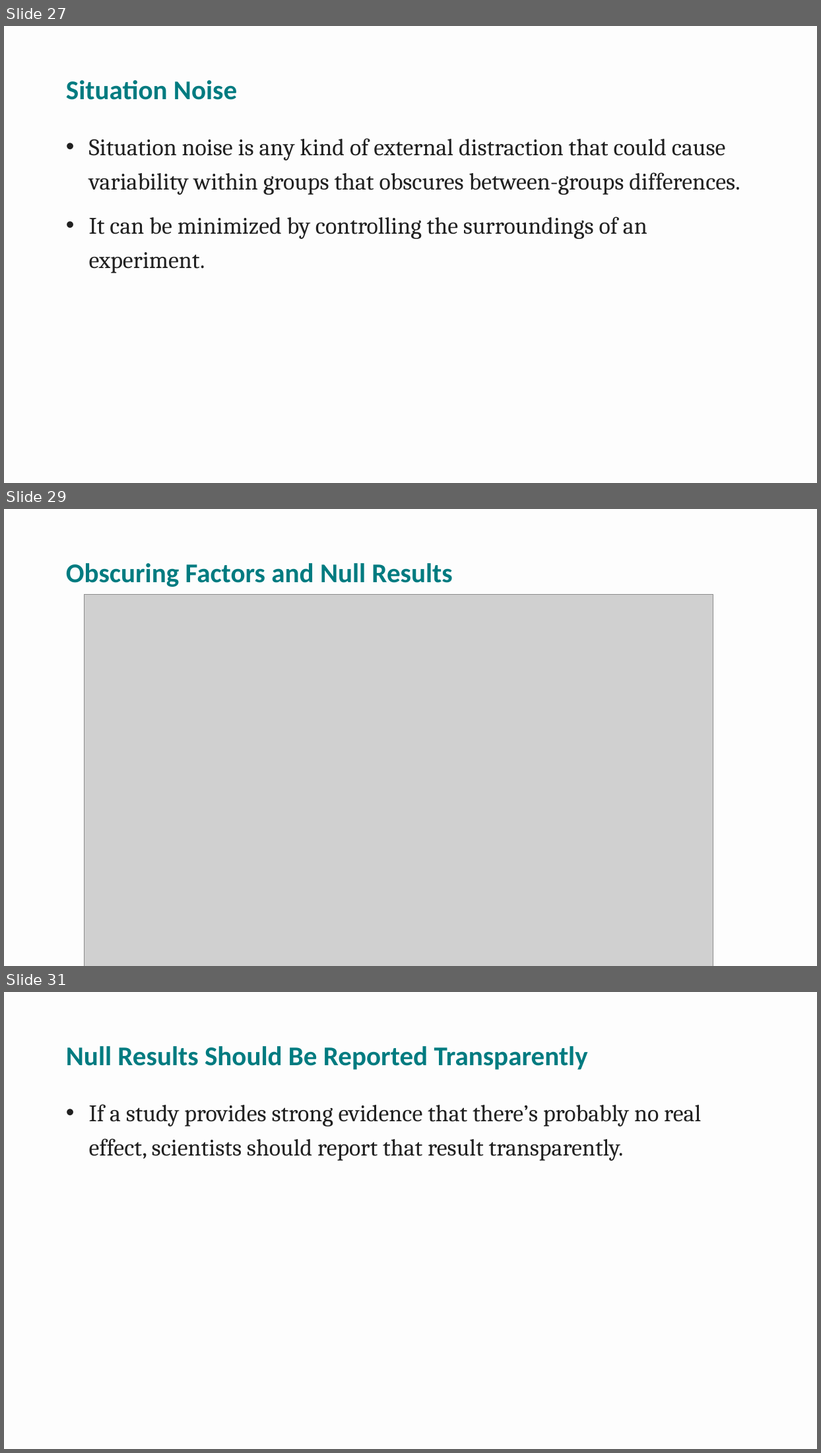
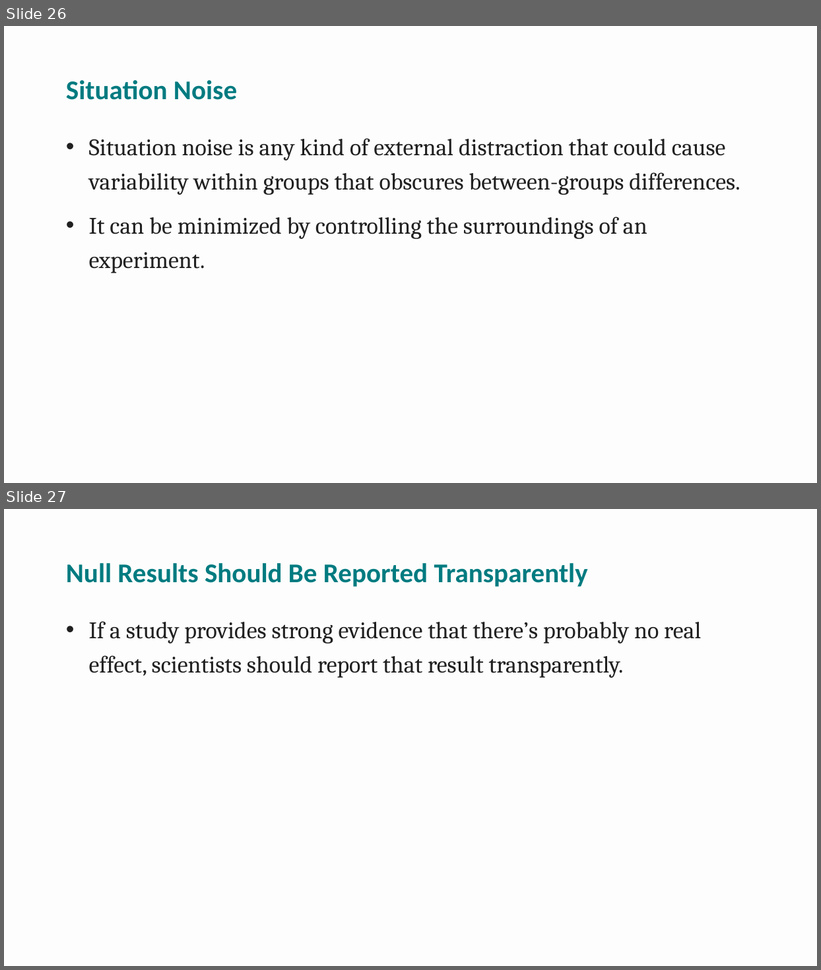
Before and after one commit to npm27/Teaching-Materials, a slide deck: Research Methods/Spring 26/Slides/11 Chapter 11.pptx. Shown one above the other, each under a label of ours: slides 27, 29 and 31 before the commit, slides 26 and 27 after it; the slides between them are not shown. The pictures are 821x1453 and 821x970 pixels, drawn with LibreOffice and Linux fonts; fonts in the diff are those of the drawing; grey boxes stand for pictures. Boxes give left, top, right and bottom in pixels: in the first picture for what was removed or moved away, otherwise in the second. Text is boxed around its words. In the diff, an @@ line names an element or a change of style, - is before the commit and + after.

```diff
--- a/Research Methods/Spring 26/Slides/11 Chapter 11.pptx
+++ b/Research Methods/Spring 26/Slides/11 Chapter 11.pptx
@@ slide 29 removed at (4, 509, 817, 966), background #FDFDFD @@
@@ title removed at (66, 563, 452, 587) @@
-Obscuring Factors and Null Results
@@ picture removed at (85, 594, 714, 966) @@
@@ what was slide 27 is now slide 26 @@
@@ what was slide 31 is now slide 27 @@
```
Also in this commit, not shown: 12 slides changed, 3 other slides removed, 1 other file.
